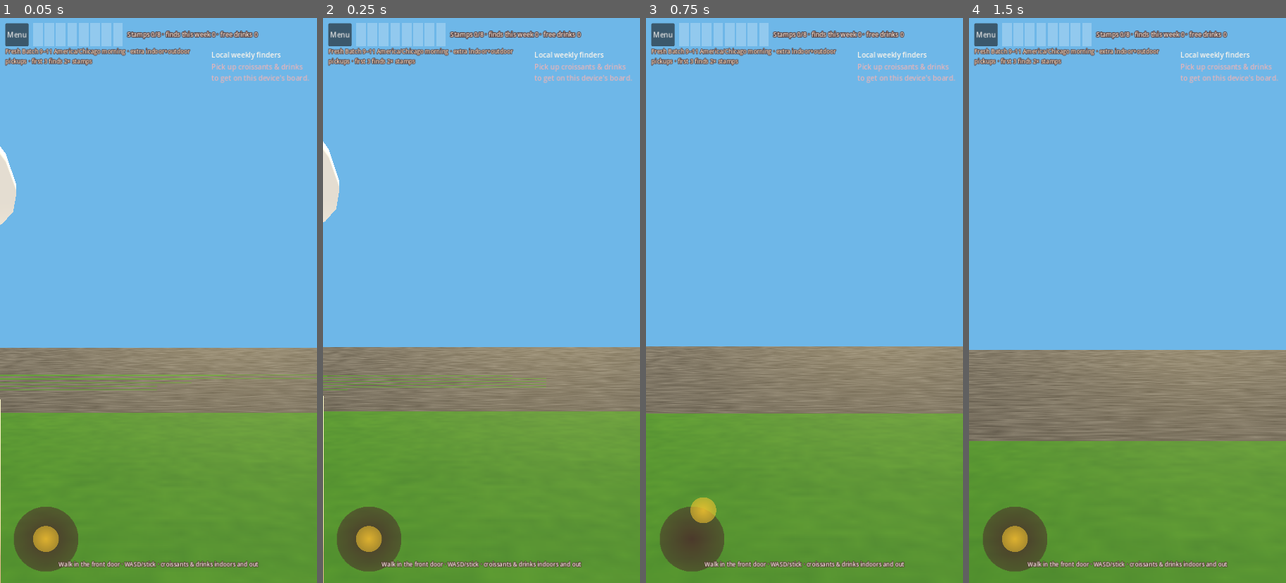
Above: before the commit, frames 1-4 (left to right).
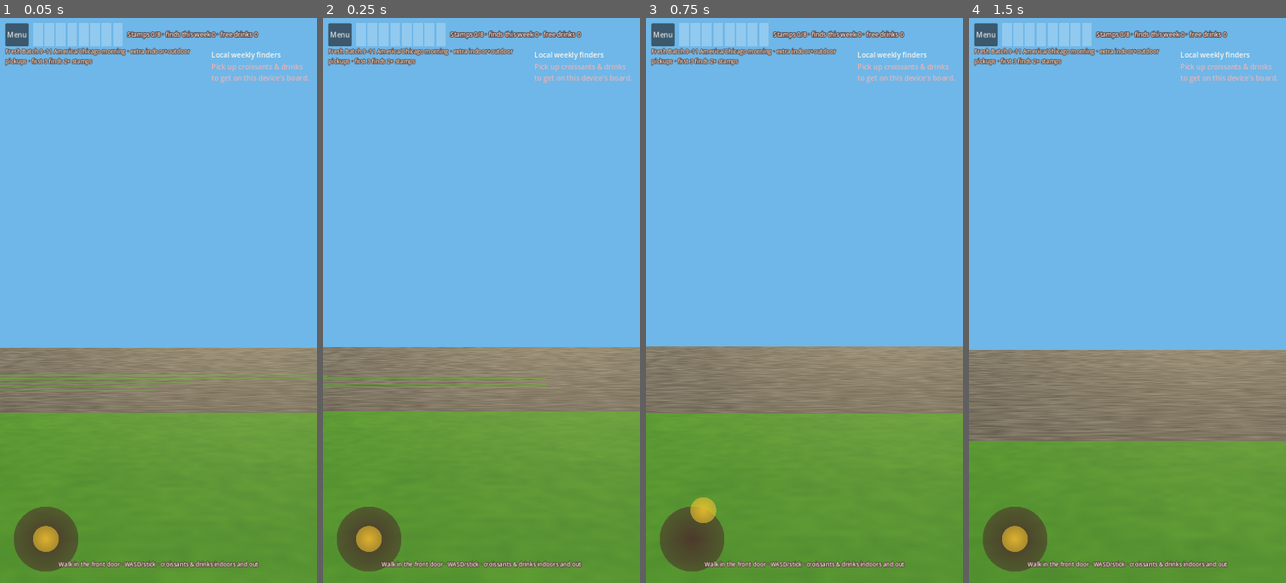
Above: after the commit, the same moments.

Repository: glennw56/sunshine-android
Game: Godot game, scene res://scenes/explore/explore_3d.tscn
Two runs of this game, one before a commit and one after it. Both use one fixed random seed, a clock stepped at 60 frames per second and the inputs below. This scene is started directly instead of the project's main scene.
Inputs (mouse positions are in pixels of both pictures, inside the frame that each line leads up to):
- Up to frame 1 (0.05 s): no input
- Up to frame 2 (0.25 s): no input
- Up to frame 3 (0.75 s): tap Enter at 0.5 s; drag from (690, 537) to (836, 176) at 0.52 s
- Up to frame 4 (1.5 s): drag from (1064, 328) to (1111, 413) at 1.27 s

The runs differ from the first frame. In frame 1, 0.6% of the frame differs, in the area x 0-6%, y 22-100%; in frame 2, 0.6%, in the area x 0-6%, y 21-100%; in frame 3, nothing differs; in frame 4, nothing differs.

Commit message:
Scale Explore girl GLB to ~1.5m lawn height
Shop Tech FAIL: authored hat ~Y4.2m; apply uniform 0.37 so drop-in matches procedural greeter.

Diff:
--- a/scripts/explore/bakery_world.gd
+++ b/scripts/explore/bakery_world.gd
@@ -363,7 +363,13 @@
 
 
 func _place_mascot() -> void:
-	if Models.attach(self, Models.GIRL, Vector3(-4.6, 0.0, -2.8), deg_to_rad(-12)):
+	# Real GLB authored ~3× tall vs procedural ~1.5m greeter; scale to match lawn spot.
+	var girl := Models.instantiate_if_real(Models.GIRL)
+	if girl != null:
+		girl.position = Vector3(-4.6, 0.0, -2.8)
+		girl.rotation.y = deg_to_rad(-12)
+		girl.scale = Vector3.ONE * 0.37
+		add_child(girl)
 		return
 	var greeter := SunshineMascot.new()
 	greeter.show_emblem = false
